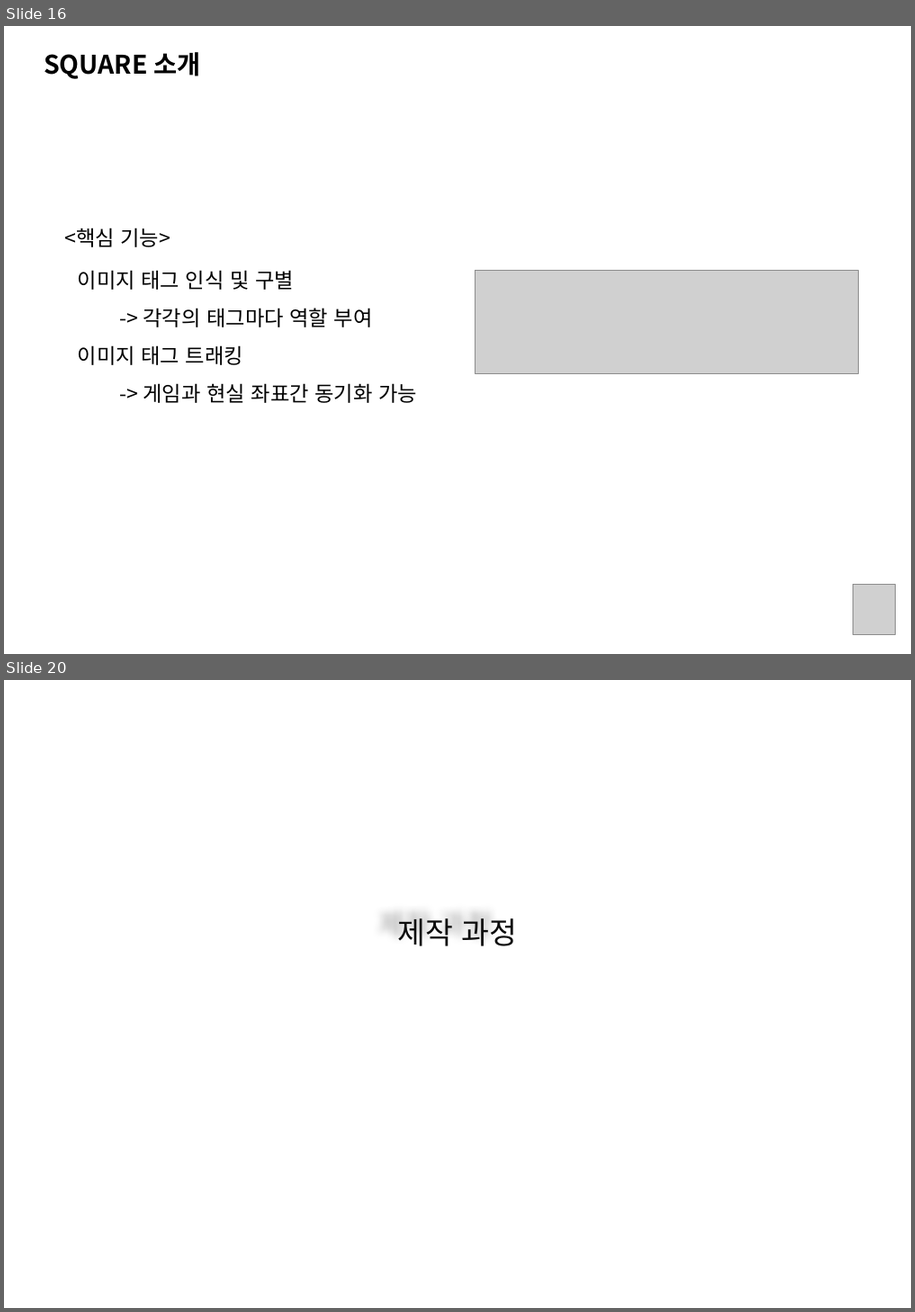
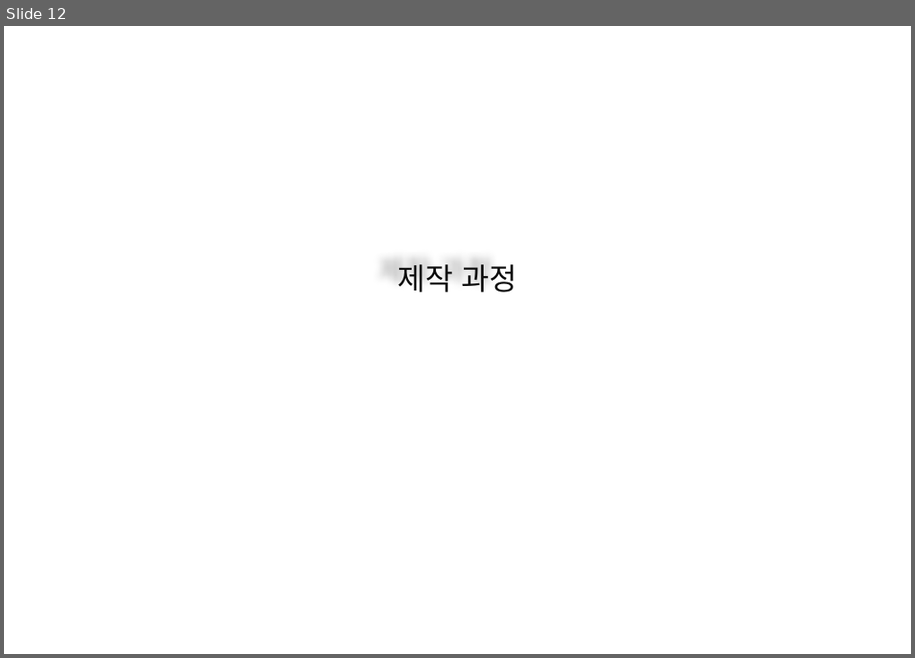
Before and after one commit to Hanghyeon/SQUARE, a slide deck: User_OtherFiles/포폴 발표 준비/2017_NCIA.pptx. Shown one above the other, each under a label of ours: slides 16 and 20 before the commit, slide 12 after it; the slides between them are not shown. The pictures are 915x1312 and 915x658 pixels, drawn with LibreOffice and Linux fonts; fonts in the diff are those of the drawing; grey boxes stand for pictures; background and template pictures are left out. Boxes give left, top, right and bottom in pixels: in the first picture for what was removed or moved away, otherwise in the second. Text is boxed around its words. In the diff, an @@ line names an element or a change of style, - is before the commit and + after.

```diff
--- a/User_OtherFiles/포폴 발표 준비/2017_NCIA.pptx
+++ b/User_OtherFiles/포폴 발표 준비/2017_NCIA.pptx
@@ slide 16 removed at (4, 26, 911, 654), background picture (left out) @@
@@ text removed at (44, 52, 200, 79) @@
-SQUARE 소개
@@ text removed at (64, 228, 170, 247) @@
-<핵심 기능>
@@ text removed at (78, 270, 417, 403) @@
-이미지 태그 인식 및 구별
-  -> 각각의 태그마다 역할 부여
-이미지 태그 트래킹
-  -> 게임과 현실 좌표간 동기화 가능
@@ picture removed at (476, 271, 859, 373) @@
@@ picture removed at (854, 584, 895, 634) @@
@@ what was slide 20 is now slide 12 @@
```
Also in this commit, not shown: 12 slides changed, 2 slides added, 9 other slides removed, 1 other file.
